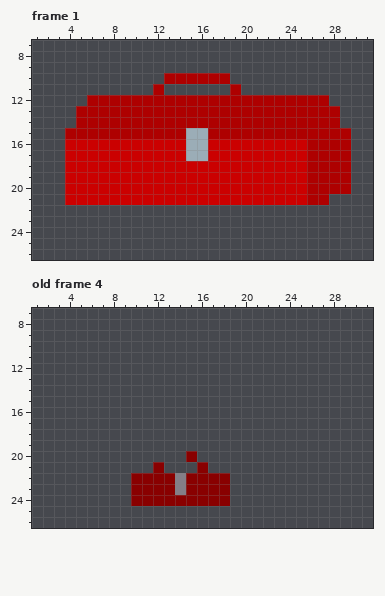
Two versions of one pixel-art file, Sprites/items_asp.aseprite. This is how it looked before the edit.
32x32 pixels, 5 frames. Shown: frame 1: x 1..31, y 7..26; old frame 4: x 1..31, y 7..26. The commit also changed other frames, which this record leaves out.
Now the later version:
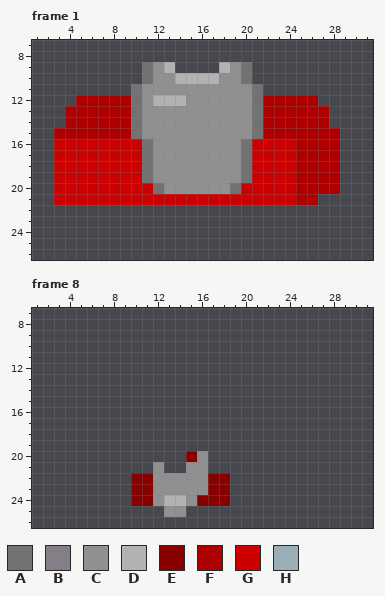
Palette (. is transparent): A #727272  B #847e87  C #909090  D #b2b2b2  E #890000  F #ae0000  G #cb0000  H #9badb7
A new or re-ordered frame is compared with the old frame closest to it.
From old to new:
frames 5 -> 9
layer "jumpsuit" added
Frame 1, layers "jumpsuit", "Toolbox":
The edit adds colour A in rows 9 to 10 at x 11 and 20; in row 11 at x 10 and 21.
Colour F gives way to colour A in rows 12 to 15 at x 10 and 21.
Colour G gives way to colour A in rows 16 to 19 at x 11 and 20; in row 20 at x 12 and 19.
The edit adds colour C in rows 9 to 10 at x 12 and 19; in row 11 at x 11, 13 to 18 and 20.
Colour F gives way to colour C in row 10 at x 13 and 18; in row 11 at x 12 and 19; in row 12 at x 11 and 15 to 20; in rows 13 to 14 at x 11 to 20; in row 15 at x 11 to 14 and 17 to 20.
Colour G gives way to colour C in rows 16 to 17 at x 12 to 14 and 17 to 19; in rows 18 to 19 at x 12 to 19; in row 20 at x 13 to 18.
Colour H gives way to colour C in rows 15 to 17 at x 15 to 16.
The edit adds colour D in row 9 at x 13 and 18.
Colour F gives way to colour D in row 10 at x 14 to 17; in row 12 at x 12 to 14.
The edit adds colour F in row 12 at x 5; in rows 13 to 14 at x 4; in row 15 at x 3.
Colour G gives way to colour F in rows 16 to 21 at x 25.
The edit adds colour G in rows 16 to 21 at x 3.
The author cleared colour F in row 12 at x 27; in rows 13 to 14 at x 28; in rows 15 to 20 at x 29; in row 21 at x 27.
Frame 8 is new; against old frame 4, layer "jumpsuit":
The edit adds colour C in row 20 at x 16; in row 21 at x 15; in row 25 at x 13 to 14.
Colour B gives way to colour C in rows 22 to 23 at x 14.
Colour E gives way to colour C in row 21 at x 12 and 16; in rows 22 to 23 at x 12 to 13 and 15 to 16; in row 24 at x 12 and 15.
Colour E gives way to colour D in row 24 at x 13 to 14.
Pixel boxes of the changes (left, top, right, bottom) in both pictures:
changed: (131, 62, 263, 194)
added: (54, 95, 87, 205)
changed: (296, 95, 351, 205)
changed: (153, 451, 208, 517)
